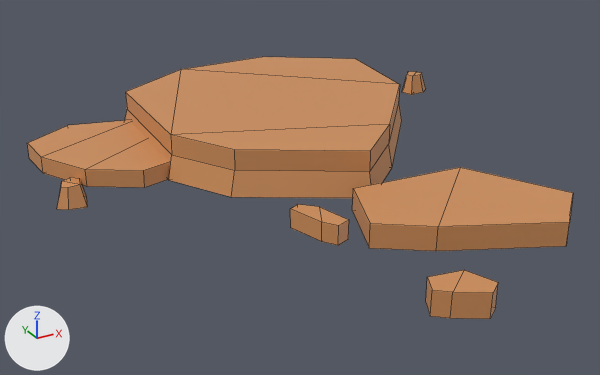
Renders of the FBX model Assets/Models/Sand rocks/SandRocks10_LOD1.fbx from each side of a commit.
Before and after are seen from a camera (50 mm lens) standing at (-0.963, -1.896, 0.779) and looking at (-0.063, -0.261, -0.039). Every picture has the same lights, and +X, +Y and +Z are marked at lower left. Mesh edges are drawn as thin lines. Where no turn or scale is listed for an object, it has been applied to the vertices.
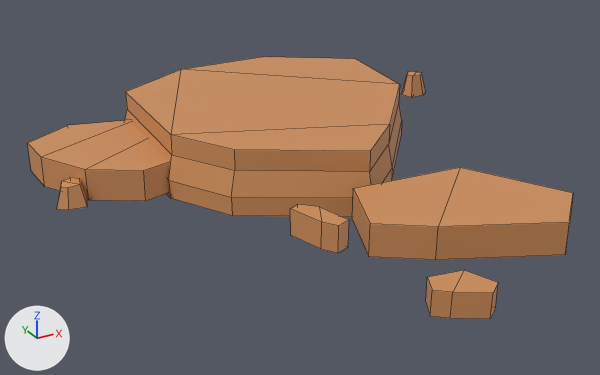
The newer file is also turned or shifted as a whole; pictures and numbers use the older file's frame.

The change, as JSON lines over the scene's bpy script:
```json
{"block": "me_plane_208", "where": "# used by ob_plane_168; location = (0.0, 0.0, 0.0)"}
{"op": "remove", "block": "me_plane_208", "code": "me_plane_208.from_pydata(...)  # 103 vertices, 90 faces; spans x -0.616..0.637, y -0.938..0.405, z -0.043..0.109"}
{"op": "add", "block": "me_plane_208", "code": "me_plane_208.from_pydata(...)  # 112 vertices, 99 faces; spans x -0.616..0.637, y -0.938..0.405, z -0.047..0.109"}
{"block": "me_plane_208", "change": "me_plane_208 part 1"}
{"block": "me_plane_208", "change": "4 faces are deleted"}
{"block": "me_plane_208", "change": "8 vertices in x -0.616..-0.227, y -0.158..0.243, z -0.003 move by (0.0, 0.0, -0.035)"}
{"block": "me_plane_208", "change": "6 vertices in x -0.218..-0.139, y -0.619..-0.489, z -0.006 move by (0.0, 0.0, -0.018)"}
{"block": "me_plane_208", "change": "6 vertices in x 0.549..0.637, y 0.142..0.227, z -0.006 move by (0.0, 0.0, -0.01)"}
{"block": "me_plane_208", "change": "6 vertices in x -0.124..0.343, y -0.845..-0.494, z -0.006 move by (0.0, 0.0, -0.02)"}
{"block": "me_plane_208", "change": "9 new vertices lie (0.0, 0.0, -0.047) away from vertices in x -0.358..0.417, y -0.472..0.405, z 0.0"}
{"block": "me_plane_208", "change": "13 new faces join them"}
```

Boxes (x1, y1, x2, y2) around the edits, measured in the pictures (600 x 375 px):
```json
{"part": 1, "of": "me_plane_208", "change": "built on", "before": [27, 73, 570, 251], "after": [27, 73, 570, 260]}
```
